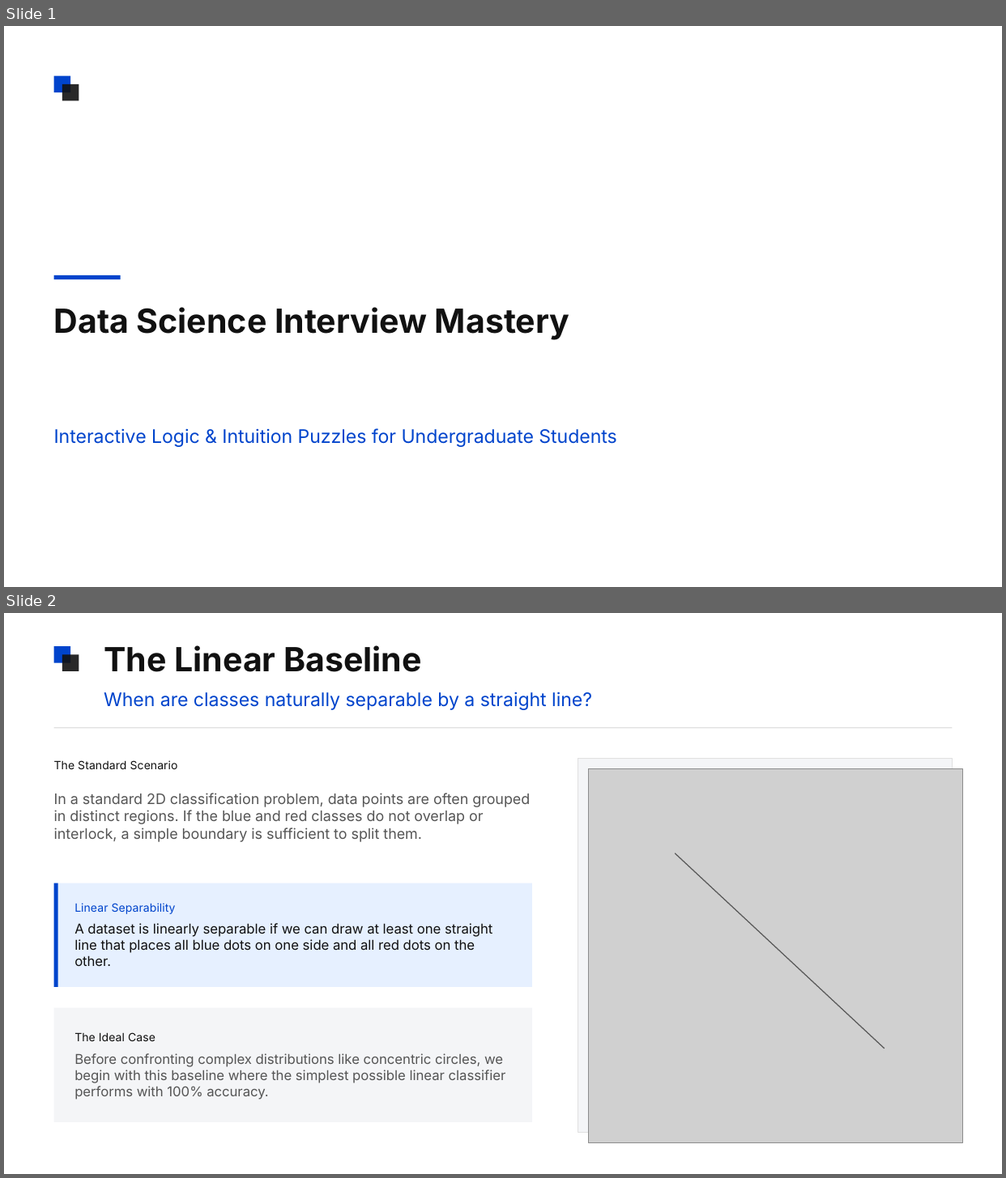
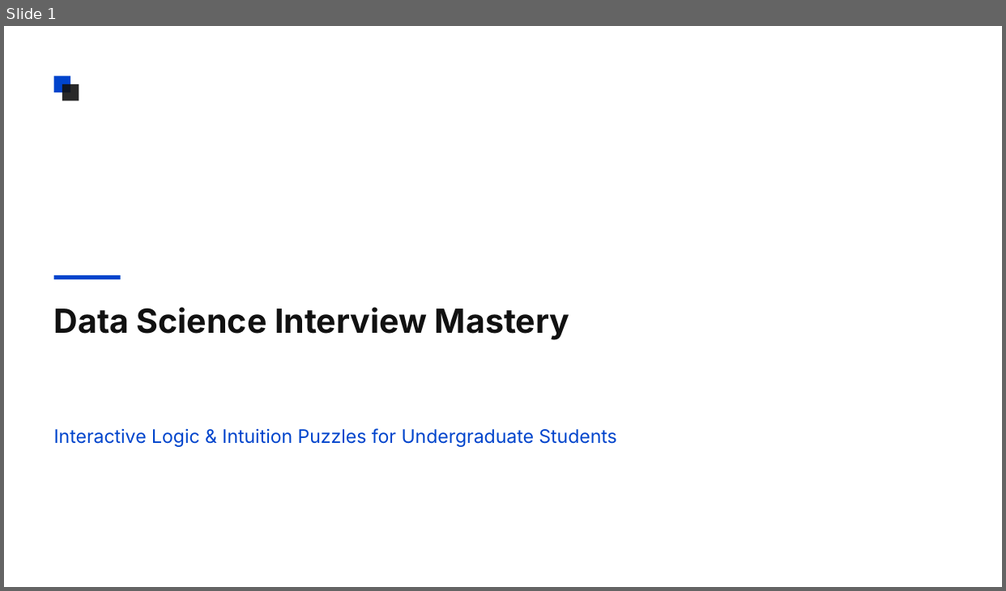
Before and after one commit to brinda-25/workshop, a slide deck: Day2/Data_Science_Interview_Mastery.pptx. Shown one above the other, each under a label of ours: slides 1 and 2 before the commit, slide 1 after it. The pictures are 1006x1178 and 1006x591 pixels, drawn with LibreOffice and Linux fonts; fonts in the diff are those of the drawing; grey boxes stand for pictures. Boxes give left, top, right and bottom in pixels: in the first picture for what was removed or moved away, otherwise in the second. Text is boxed around its words. In the diff, an @@ line names an element or a change of style, - is before the commit and + after.

```diff
--- a/Day2/Data_Science_Interview_Mastery.pptx
+++ b/Day2/Data_Science_Interview_Mastery.pptx
@@ slide 2 removed at <box>4,613,1002,1174</box>, background #FFFFFF @@
@@ rectangle removed at <box>54,646,71,663</box> @@
@@ rectangle removed at <box>62,655,79,672</box> @@
@@ text removed at <box>104,645,422,672</box> @@
-The Linear Baseline
@@ text removed at <box>104,692,592,710</box> @@
-When are classes naturally separable by a straight line?
@@ rectangle removed at <box>54,728,952,729</box> @@
@@ text removed at <box>54,760,178,769</box> @@
-The Standard Scenario
@@ rectangle removed at <box>577,759,952,1133</box> @@
@@ picture removed at <box>588,769,962,1143</box> @@
@@ text removed at <box>54,793,530,842</box> @@
-In a standard 2D classification problem, data points are often grouped in distinct regions. If the blue and red classes do not overlap or interlock, a simple boundary is sufficient to split them.
@@ line removed from (675, 854) to (884, 1049) @@
@@ rectangle removed at <box>54,884,532,987</box> @@
@@ rectangle removed at <box>54,884,58,987</box> @@
@@ text removed at <box>74,903,492,966</box> @@
-Linear Separability
-A dataset is linearly separable if we can draw at least one straight line that places all blue dots on one side and all red dots on the other.
@@ rectangle removed at <box>54,1008,532,1123</box> @@
@@ text removed at <box>74,1033,506,1100</box> @@
-The Ideal Case
-Before confronting complex distributions like concentric circles, we begin with this baseline where the simplest possible linear classifier performs with 100% accuracy.
```
Also in this commit, not shown: 8 slides changed, 2 slides added.
